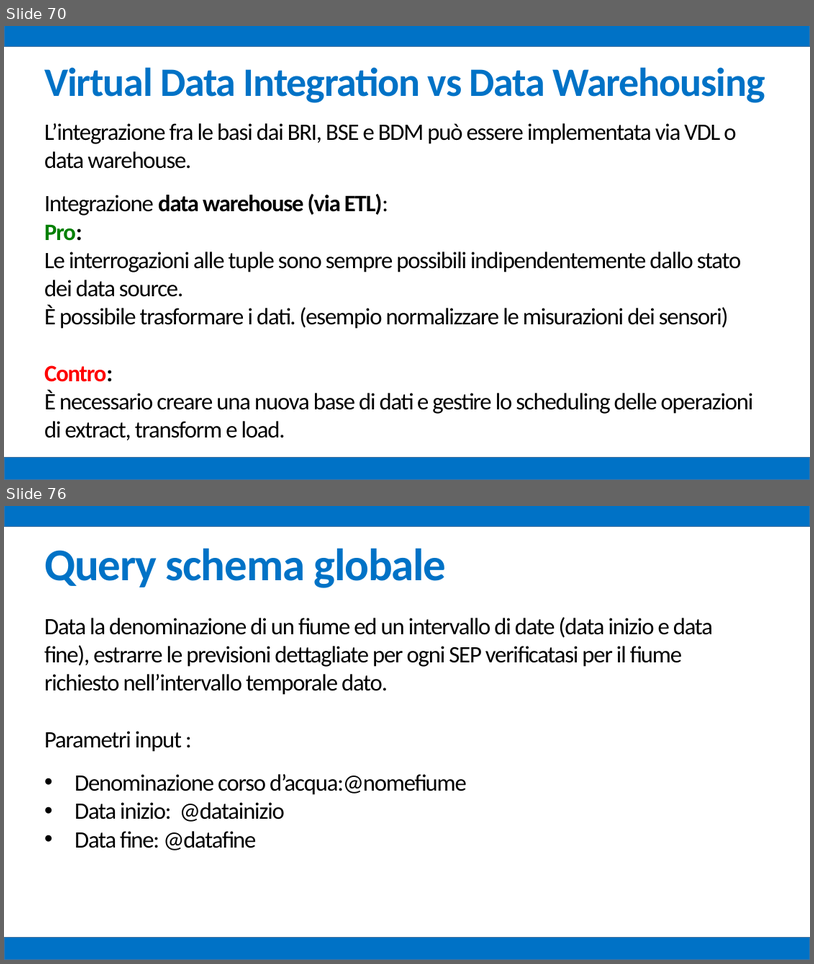
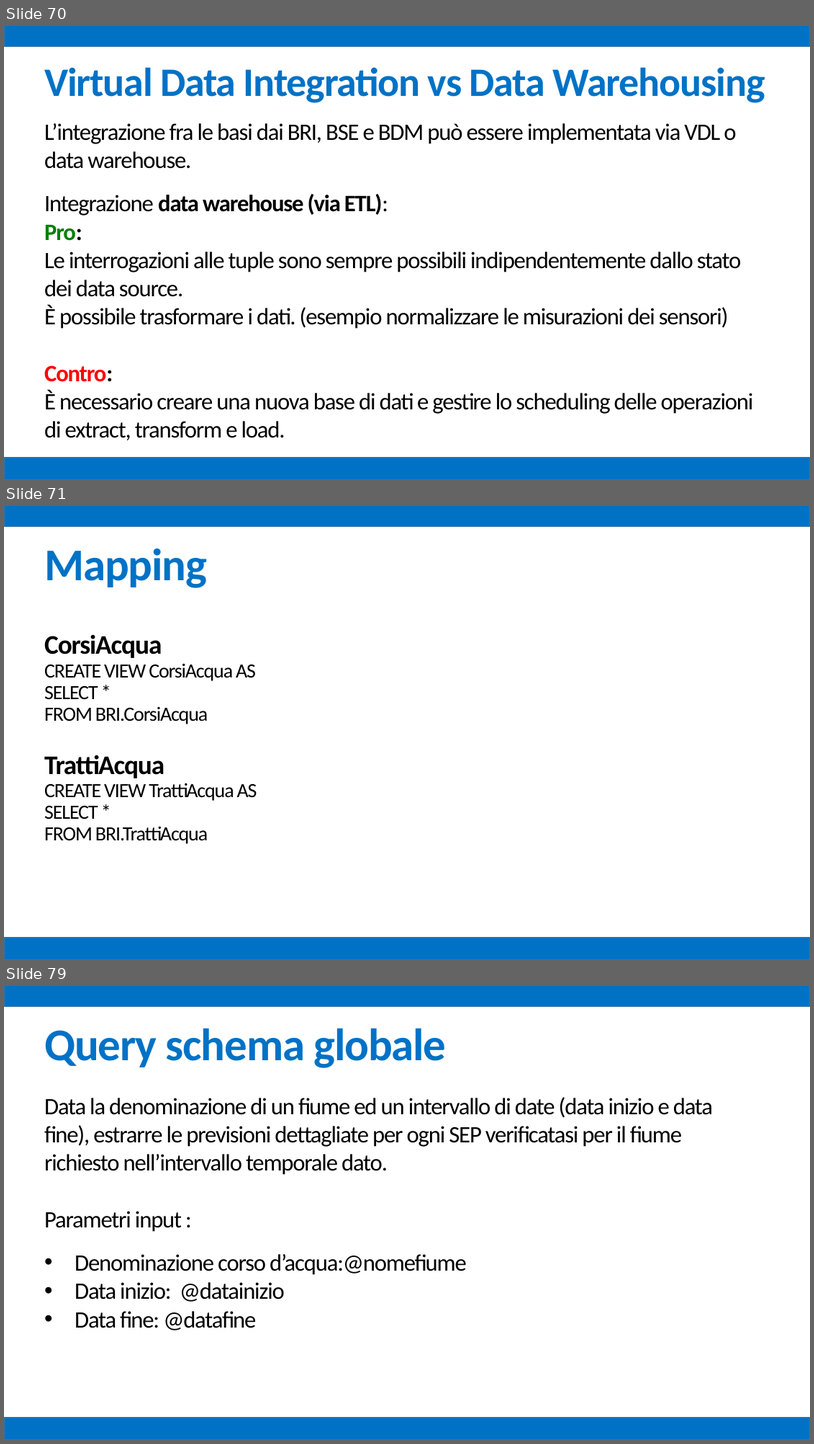
Before and after one commit to mz1991/ProgettoFebbraio2015, a slide deck: Febbraio 2015.pptx. Shown one above the other, each under a label of ours: slides 70 and 76 before the commit, slides 70, 71 and 79 after it; the slides between them are not shown. The pictures are 814x964 and 814x1444 pixels, drawn with LibreOffice and Linux fonts; fonts in the diff are those of the drawing. Boxes give left, top, right and bottom in pixels: in the first picture for what was removed or moved away, otherwise in the second. Text is boxed around its words. In the diff, an @@ line names an element or a change of style, - is before the commit and + after.

```diff
--- a/Febbraio 2015.pptx
+++ b/Febbraio 2015.pptx
@@ slide 71 added at box(4, 506, 810, 960), background #FFFFFF @@
@@ rectangle added at box(4, 506, 810, 527), fill #0072C6, outline #43739E 1 pt @@
@@ text added at box(44, 548, 257, 844), 24 pt, text #000000 @@
+Mapping
+CorsiAcqua
+CREATE VIEW CorsiAcqua AS
+SELECT *
+FROM BRI.CorsiAcqua
+TrattiAcqua
+CREATE VIEW TrattiAcqua AS
+SELECT *
+FROM BRI.TrattiAcqua
@@ rectangle added at box(4, 937, 810, 960), fill #0072C6, outline #43739E 1 pt @@
@@ what was slide 76 is now slide 79 @@
```
Also in this commit, not shown: 2 slides changed, 7 other slides added, 5 slides removed, 1 other file.
